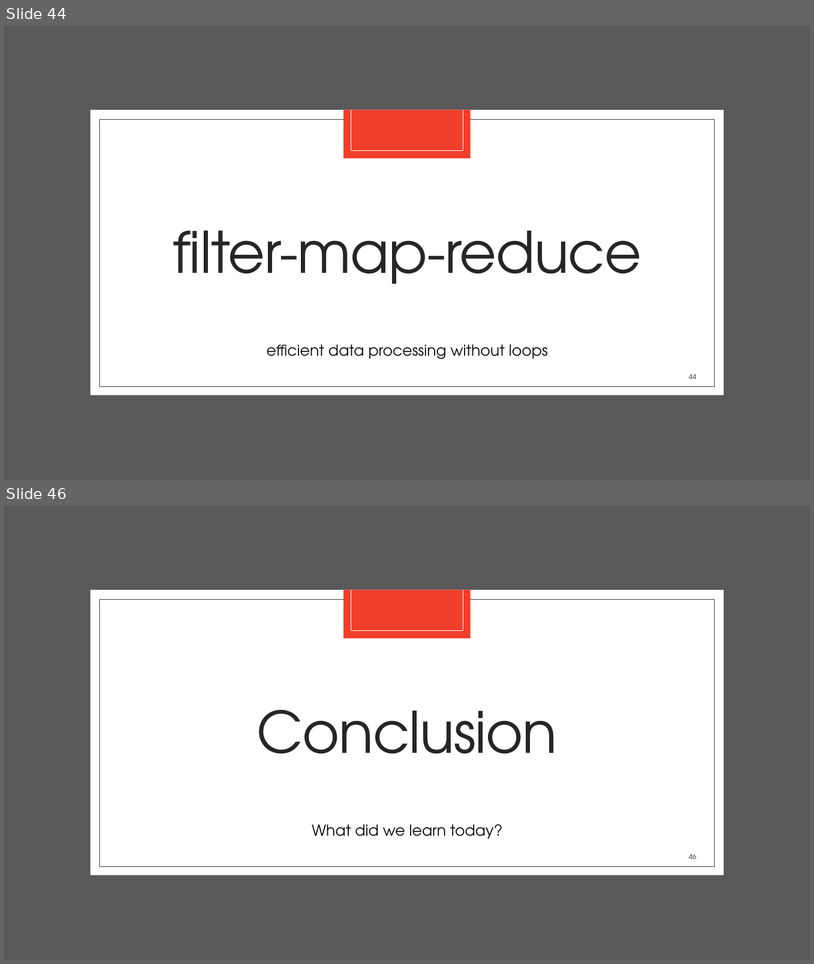
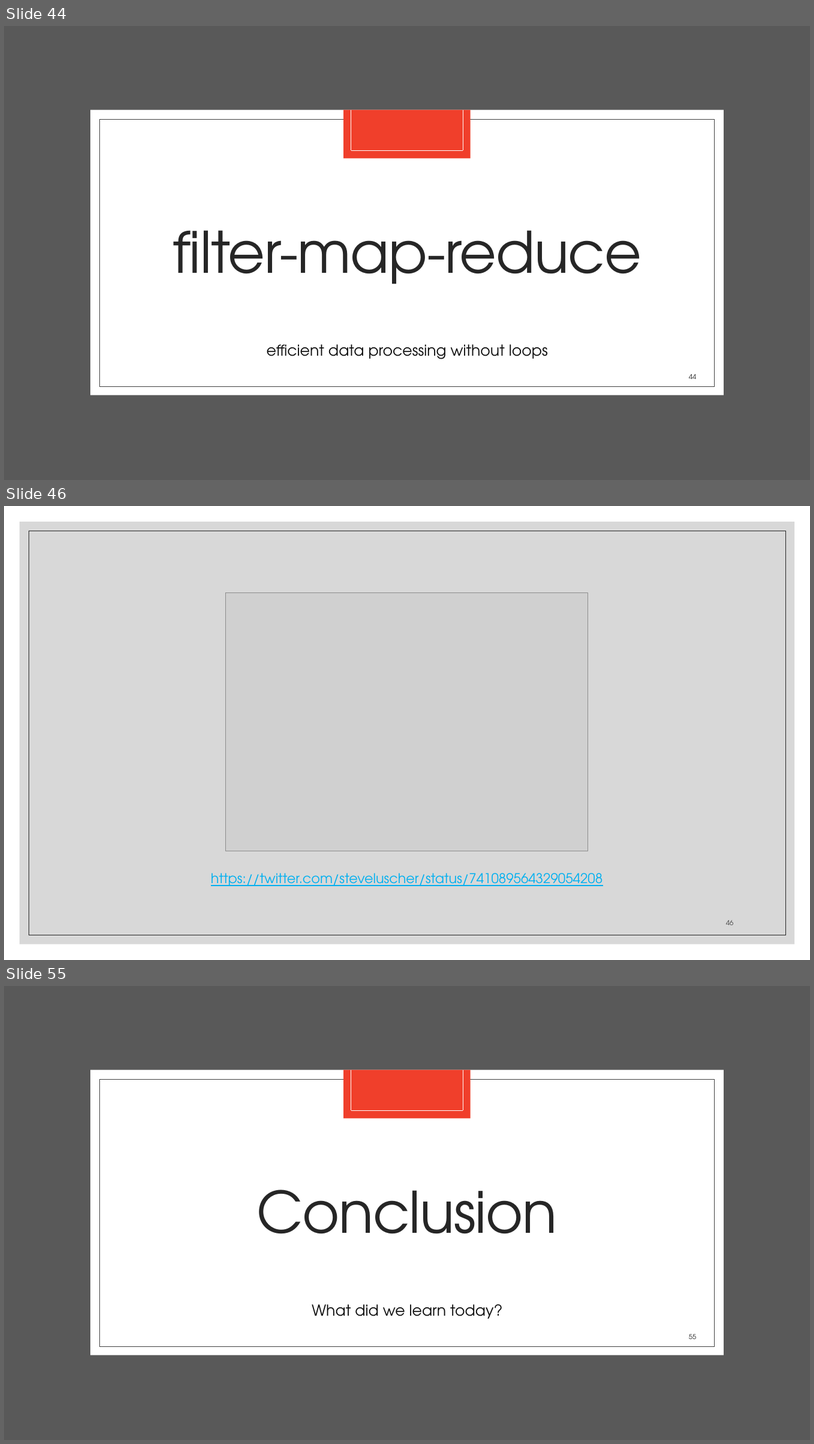
Before and after one commit to zackstotts/base-node-curriculum, a slide deck: unit_00/html_review/04 JavaScript.pptx. Shown one above the other, each under a label of ours: slides 44 and 46 before the commit, slides 44, 46 and 55 after it; the slides between them are not shown. The pictures are 814x964 and 814x1444 pixels, drawn with LibreOffice and Linux fonts; fonts in the diff are those of the drawing; grey boxes stand for pictures. Boxes give left, top, right and bottom in pixels: in the first picture for what was removed or moved away, otherwise in the second. Text is boxed around its words. In the diff, an @@ line names an element or a change of style, - is before the commit and + after.

```diff
--- a/unit_00/html_review/04 JavaScript.pptx
+++ b/unit_00/html_review/04 JavaScript.pptx
@@ slide 46 added at [4,506,810,960], background #FFFFFF @@
@@ rectangle added at [20,522,795,944], fill #BFBFBF at 60% opacity @@
@@ rectangle added at [29,531,786,935], outline #262626 0.5 pt @@
@@ picture added at [226,593,588,851] @@
@@ text added at [211,873,603,886], 16 pt, text #00B0F0, underline @@
+https://twitter.com/steveluscher/status/741089564329054208
@@ page number added at [726,920,734,925], 8 pt, text #404040 @@
+46
@@ what was slide 46 is now slide 55 @@
@@ page number at [689,1333,696,1339]: text changed @@
-46
+55
```
Also in this commit, not shown: 1 slide changed, 8 other slides added.
